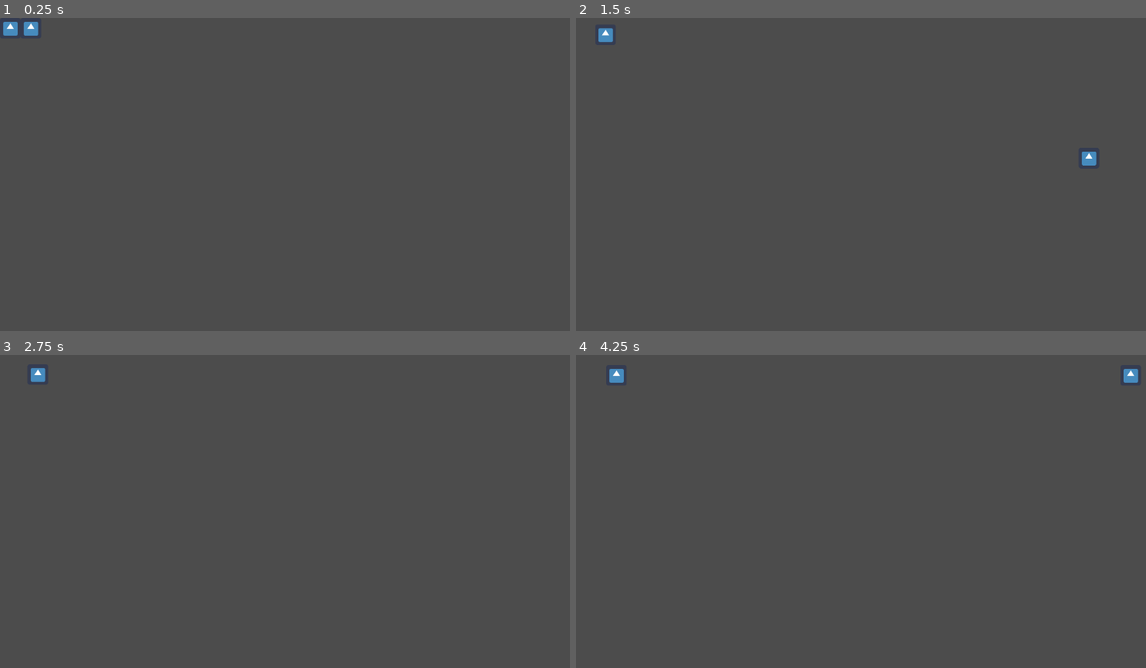
Above: before the commit, frames 1-4 (two rows, left to right).
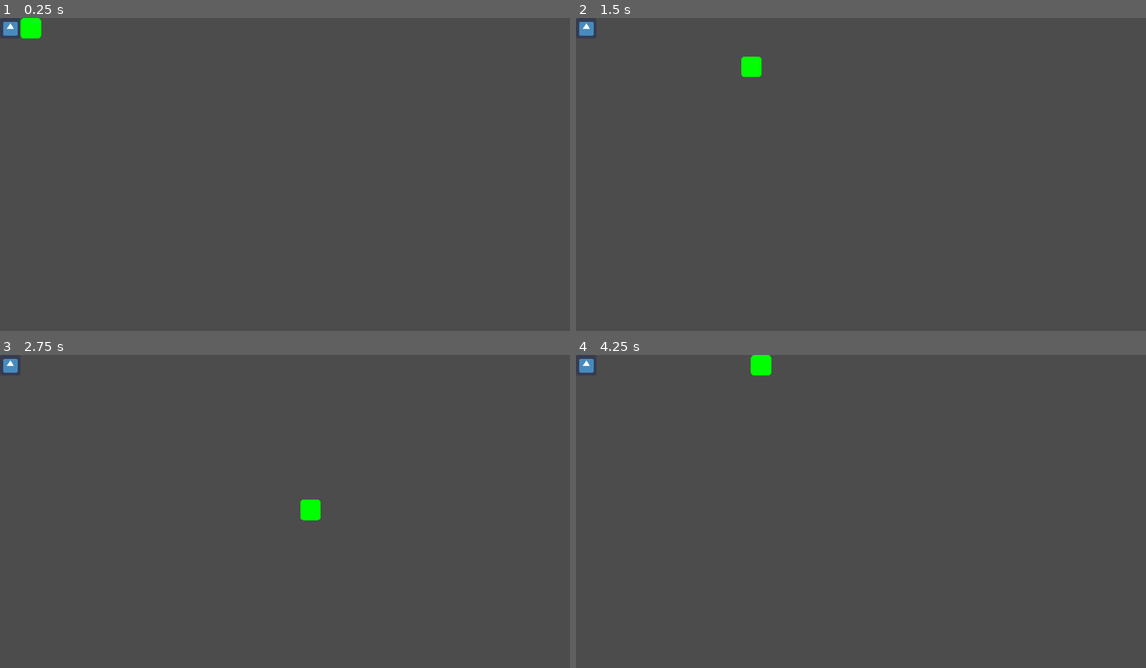
Above: after the commit, the same moments.

Repository: codeHeavy/battleRoyale
Game: Godot game, scene res://World.tscn
Two runs of this game, one before a commit and one after it. Both use one fixed random seed, a clock stepped at 60 frames per second and the inputs below. The engine's default icon, where the game draws it, is replaced by a stand-in: a white triangle on a blue panel in a dark square.
Inputs:
- Up to frame 1 (0.25 s): no input
- Up to frame 2 (1.5 s): tap Enter at 0.5, 1.35 s; hold D 0.53-1.28 s; hold Enter 0.53-1.28 s; hold S from 1.28 s (still down)
- Up to frame 3 (2.75 s): release S at 2.03 s; hold D from 2.03 s (still down); hold Enter from 2.03 s (still down)
- Up to frame 4 (4.25 s): release D at 2.78 s; release Enter at 2.78 s; hold W 2.78-3.53 s; tap Enter at 2.85 s; hold A from 3.53 s (still down); hold Enter from 3.53 s (still down)

The runs differ from the first frame. In frame 1, 0.2% of the frame differs, in the area x 3-8%, y 0-7%; in frame 2, 0.6%; in frame 3, 0.5%; in frame 4, 0.6%, in the area x 0-99%, y 0-9%.

Commit message:
Green square
added a green square for the selector

Diff:
--- a/Minion.gd
+++ b/Minion.gd
@@ -4,19 +4,24 @@
 
 var Health = 3
 var MovementSpeed = 1
-var minionTransform = get_global_transform()
+var minionTransform
 var prevGridPosition
 
 func _ready():
+	minionTransform = get_global_transform()
 	prevGridPosition = get_child(1).SelectedGridPosition
 	pass
 
 func _process(delta):
 
-	# changing the position of minion to the position of the selector
 
+	# changing the position of minion to the position of the selector with linear interpolate
 	if(get_child(1).SelectedGridPosition != prevGridPosition):
-		minionTransform.origin = minionTransform.origin.linear_interpolate(get_child(1).SelectedGridPosition, delta)
+		minionTransform.origin = minionTransform.origin.linear_interpolate(get_child(1).SelectedGridPosition, 2*delta)
 		set_global_transform(minionTransform)
-		#self.global_position = get_child(1).SelectedGridPosition
-		pass
+		#get_child(1).hide()
+	#else:
+		#get_child(1).show()
+
+
+	pass
--- a/Selector.gd
+++ b/Selector.gd
@@ -6,7 +6,7 @@
 var MovementSpeed = 2
 var SelectedGridPosition = Vector2(32,32)
 
-var releaseCounter = 0.5
+var releaseCounter = 2
 
 
 func _process(delta):
@@ -15,16 +15,16 @@
 	releaseCounter = releaseCounter - delta
 
 	if(Input.is_key_pressed(KEY_W)):
-		translate(Vector2(0,-32))
+		translate(Vector2(0,-10))
 	elif(Input.is_key_pressed(KEY_D)):
-		translate(Vector2(32,0))
+		translate(Vector2(10,0))
 	elif(Input.is_key_pressed(KEY_A)):
-		translate(Vector2(-32,0))
+		translate(Vector2(-10,0))
 	elif(Input.is_key_pressed(KEY_S)):
-		translate(Vector2(0,32))
+		translate(Vector2(0,10))
 	# On pressing enter the current position is selected
 	elif(Input.is_key_pressed(KEY_ENTER) && releaseCounter < 0):
-		releaseCounter=0.5
+		releaseCounter=2
 		SelectedGridPosition = self.global_position
 
 	pass
--- a/World.tscn
+++ b/World.tscn
@@ -1,8 +1,9 @@
-[gd_scene load_steps=5 format=2]
+[gd_scene load_steps=6 format=2]
 
 [ext_resource path="res://Minion.gd" type="Script" id=1]
 [ext_resource path="res://icon.png" type="Texture" id=2]
-[ext_resource path="res://Selector.gd" type="Script" id=3]
+[ext_resource path="res://green-square-hi.png" type="Texture" id=3]
+[ext_resource path="res://Selector.gd" type="Script" id=4]
 
 [sub_resource type="TileSet" id=1]
 
@@ -45,6 +46,7 @@
 [node name="Selector" type="Sprite" parent="Player1/Minion" index="1"]
 
 position = Vector2( 96, 32 )
-texture = ExtResource( 2 )
-script = ExtResource( 3 )
+scale = Vector2( 0.106667, 0.106667 )
+texture = ExtResource( 3 )
+script = ExtResource( 4 )
 _sections_unfolded = [ "Pause" ]
Binary file added: green-square-hi.png
Not shown, added: green-square-hi.png.import
Not shown, added: green-square-hi2.png.import
